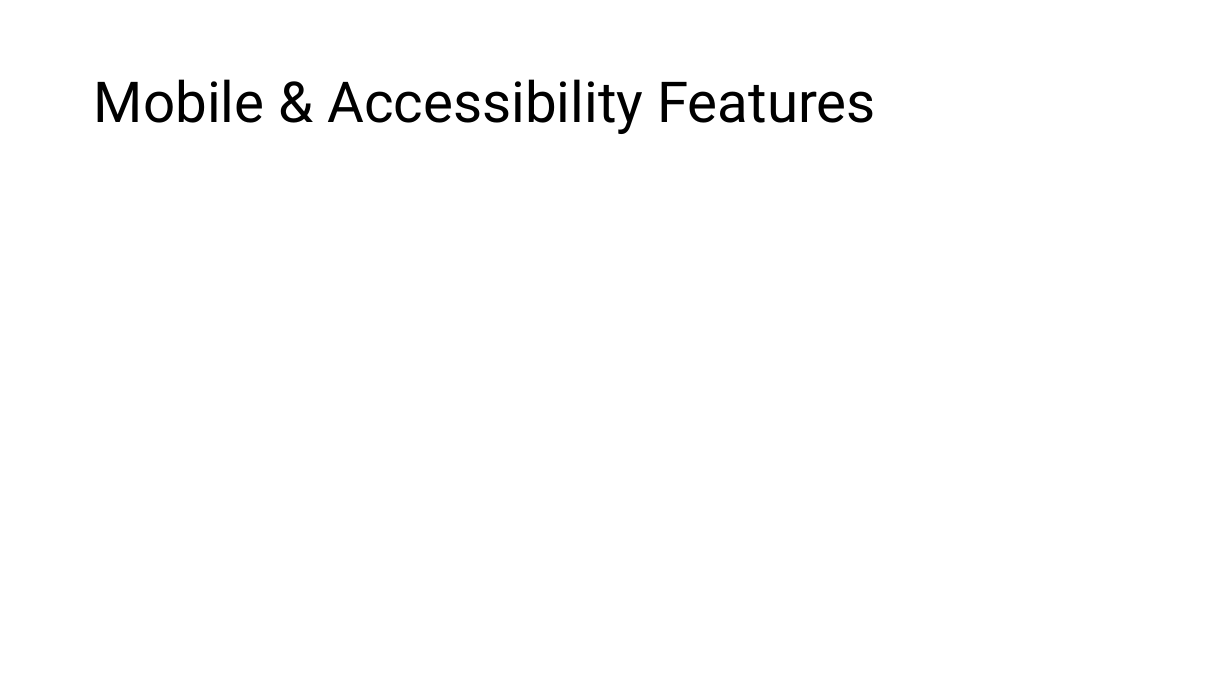
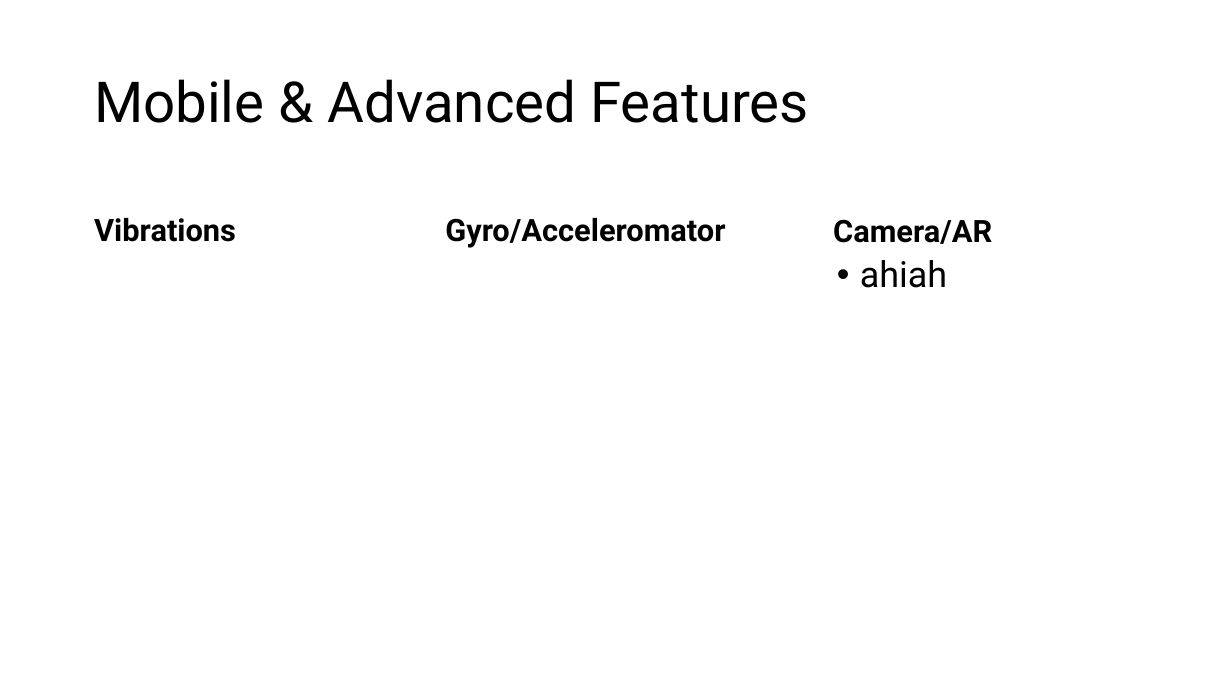
Before and after one commit to IsabelHampton/bluffs-and-bribes, a slide deck: slide 5 of Docs/Bluffs & Bribes Pitch.pptx (slide 4 before the commit). Drawn at 1232x693 pixels with LibreOffice and Linux fonts; fonts in the diff are those of the drawing. Boxes give left, top, right and bottom in pixels: in the first picture for what was removed or moved away, otherwise in the second. Text is boxed around its words. In the diff, an @@ line names an element or a change of style, - is before the commit and + after.

Commit message:
Added button assets to all menus, started testing accelerometer over gyro, updated ppt
Also made iOS build profile & build - not tested yet

```diff
--- a/Docs/Bluffs & Bribes Pitch.pptx
+++ b/Docs/Bluffs & Bribes Pitch.pptx
@@ title at [94, 79, 808, 123]: text changed @@
-Mobile & Accessibility Features
+Mobile & Advanced Features
@@ text added at [94, 218, 236, 242], 24 pt, text #000000, bold @@
+Vibrations
@@ text added at [445, 218, 725, 248], 24 pt, text #000000, bold @@
+Gyro/Acceleromator
@@ text added at [833, 219, 992, 244], 24 pt, text #000000, bold @@
+Camera/AR
@@ text added at [860, 260, 947, 288], 28 pt, text #000000 @@
+• ahiah
```
Also in this commit, not shown: 2 other slides changed, 4 slides added, 1 slide removed, 11 other files.
